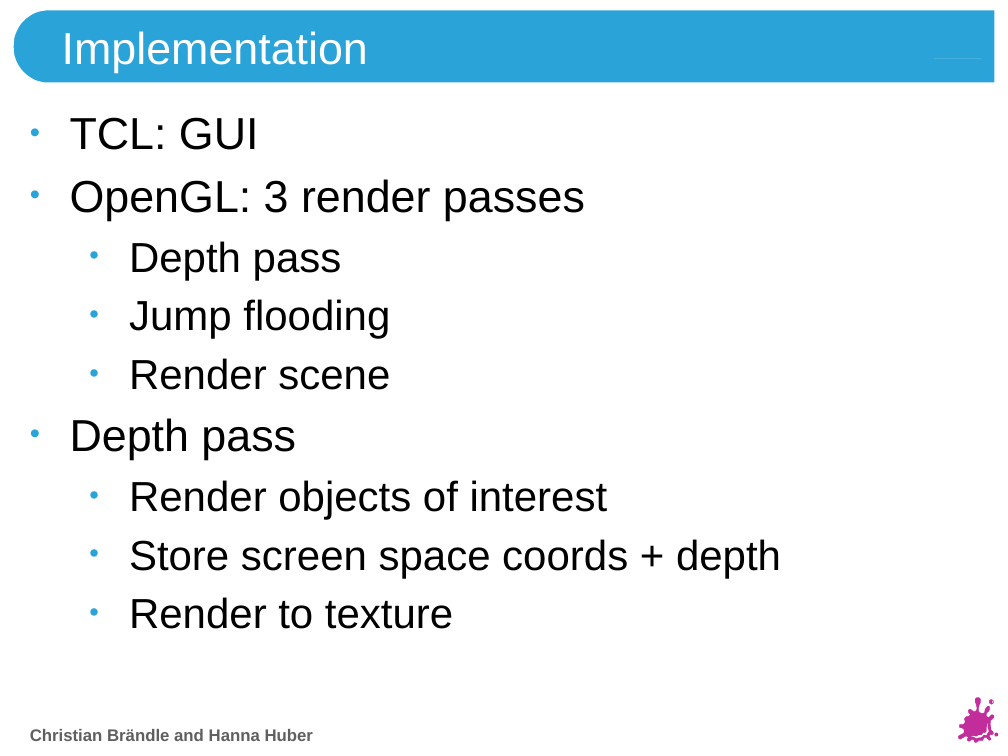
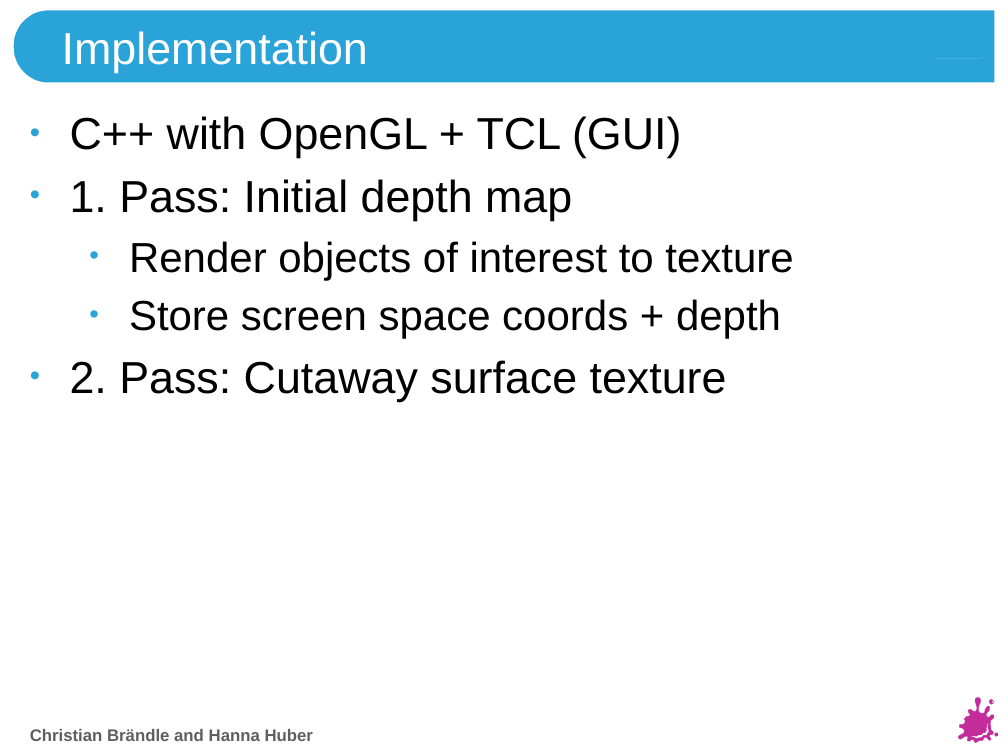
Before and after one commit to HannaHuber/Vis2VisPro, a slide deck: slide 4 of VisProPresentation.pptx. Drawn at 1008x756 pixels with LibreOffice and Linux fonts; fonts in the diff are those of the drawing; background and template pictures are left out. Boxes give left, top, right and bottom in pixels: in the first picture for what was removed or moved away, otherwise in the second. Text is boxed around its words. In the diff, an @@ line names an element or a change of style, - is before the commit and + after.

Commit message:
update presentation

```diff
--- a/VisProPresentation.pptx
+++ b/VisProPresentation.pptx
@@ text at (x1=70, y1=116, x2=793, y2=280): text changed; size 30 to 32 pt @@
-• TCL: GUI
-• OpenGL: 3 render passes
-  • Depth pass
-  • Jump flooding
-  • Render scene
-• Depth pass
-  • Render objects of interest
+• C++ with OpenGL + TCL (GUI)
+• 1. Pass: Initial depth map
+  • Render objects of interest to texture
@@ text at (x1=70, y1=360, x2=727, y2=401): text changed; size 30 to 32 pt @@
-  • Render to texture
+• 2. Pass: Cutaway surface texture
```
Also in this commit, not shown: 1 other slide changed.
